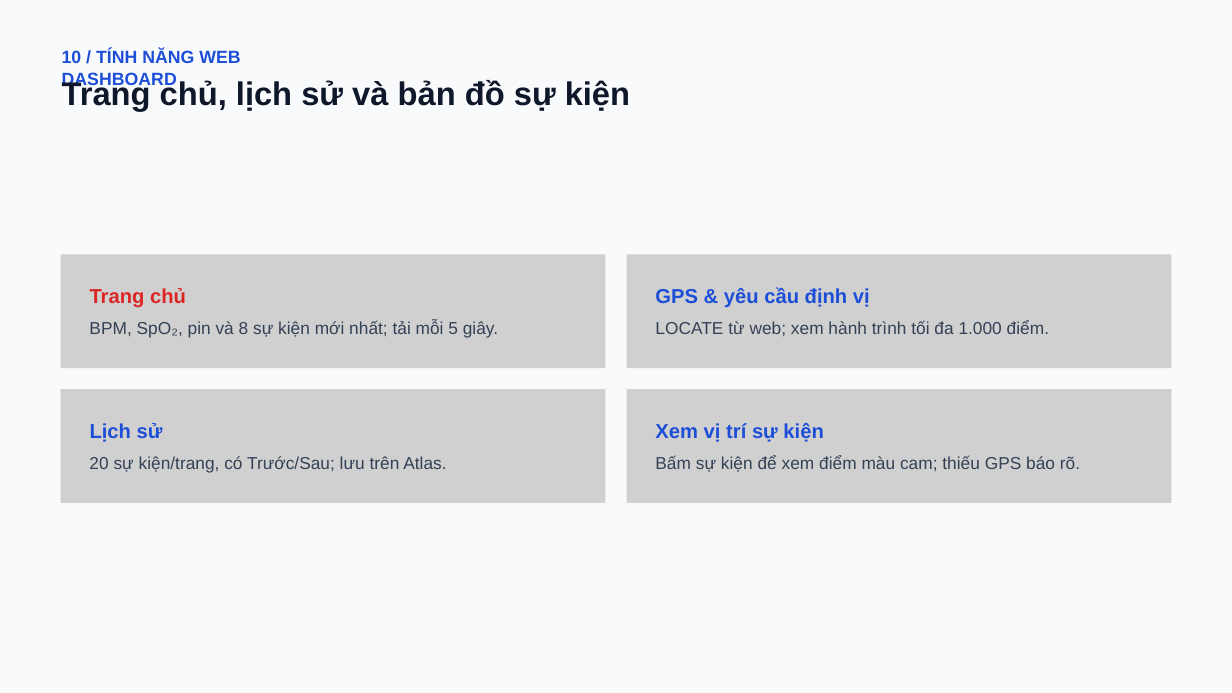
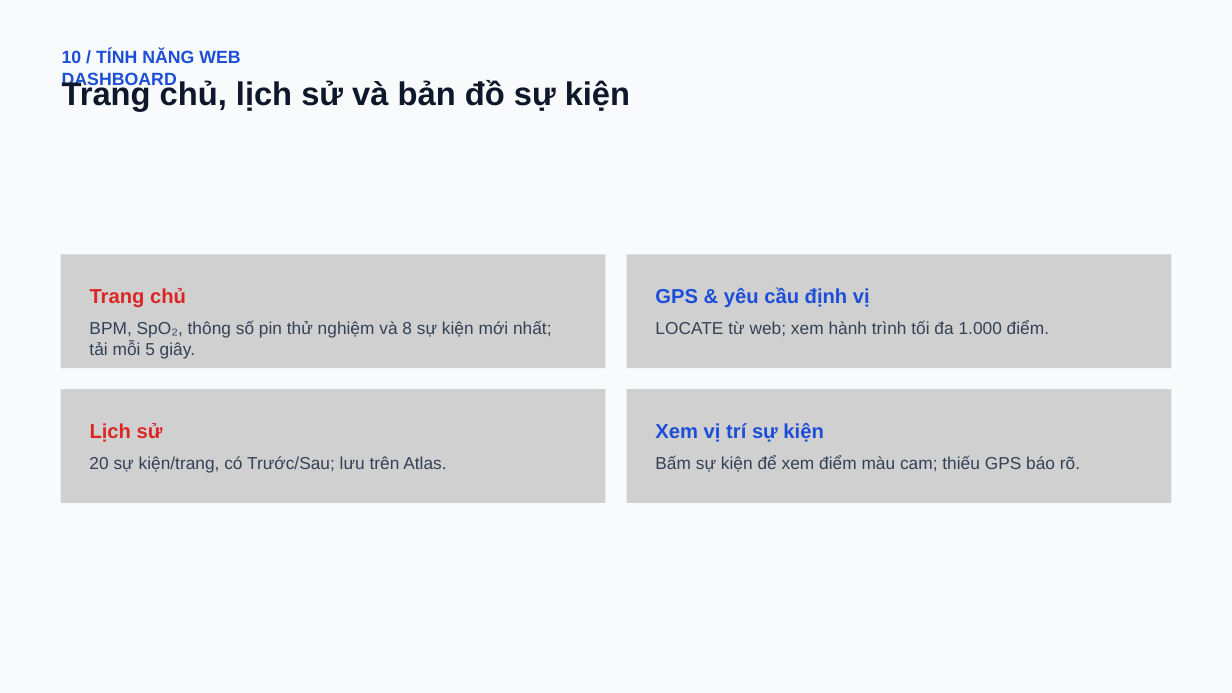
Before and after one commit to Ngocnguyen055/IoT, a slide deck: slide 12 of Slide/He-thong-SOS.pptx. Drawn at 1232x693 pixels with LibreOffice and Linux fonts; fonts in the diff are those of the drawing; grey boxes stand for pictures. Boxes give left, top, right and bottom in pixels: in the first picture for what was removed or moved away, otherwise in the second. Text is boxed around its words. In the diff, an @@ line names an element or a change of style, - is before the commit and + after.

```diff
--- a/Slide/He-thong-SOS.pptx
+++ b/Slide/He-thong-SOS.pptx
@@ text at box(89, 320, 552, 358): text changed @@
-BPM, SpO₂, pin và 8 sự kiện mới nhất; tải mỗi 5 giây.
+BPM, SpO₂, thông số pin thử nghiệm và 8 sự kiện mới nhất; tải mỗi 5 giây.
@@ text "Lịch sử" at box(90, 423, 163, 442): text colour #1D4ED8 to #DC2626 @@
```
Also in this commit, not shown: 4 other slides changed.
